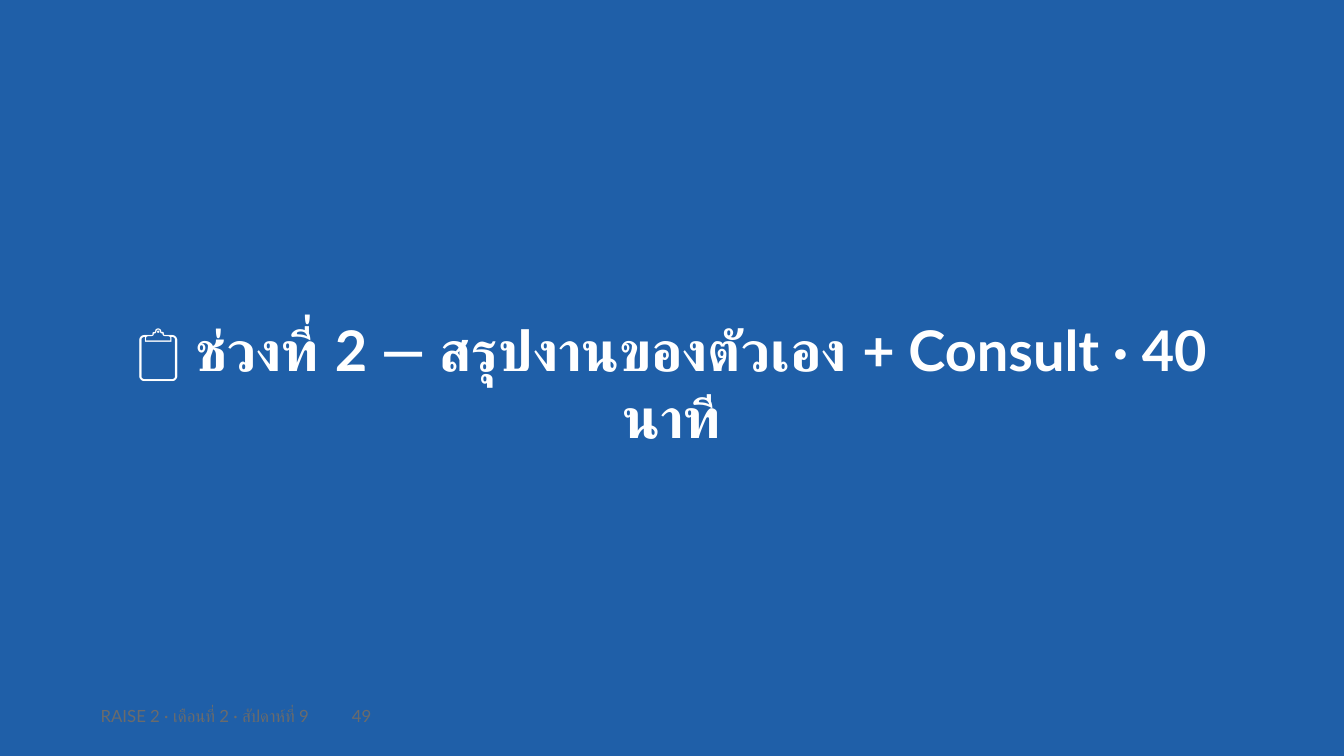
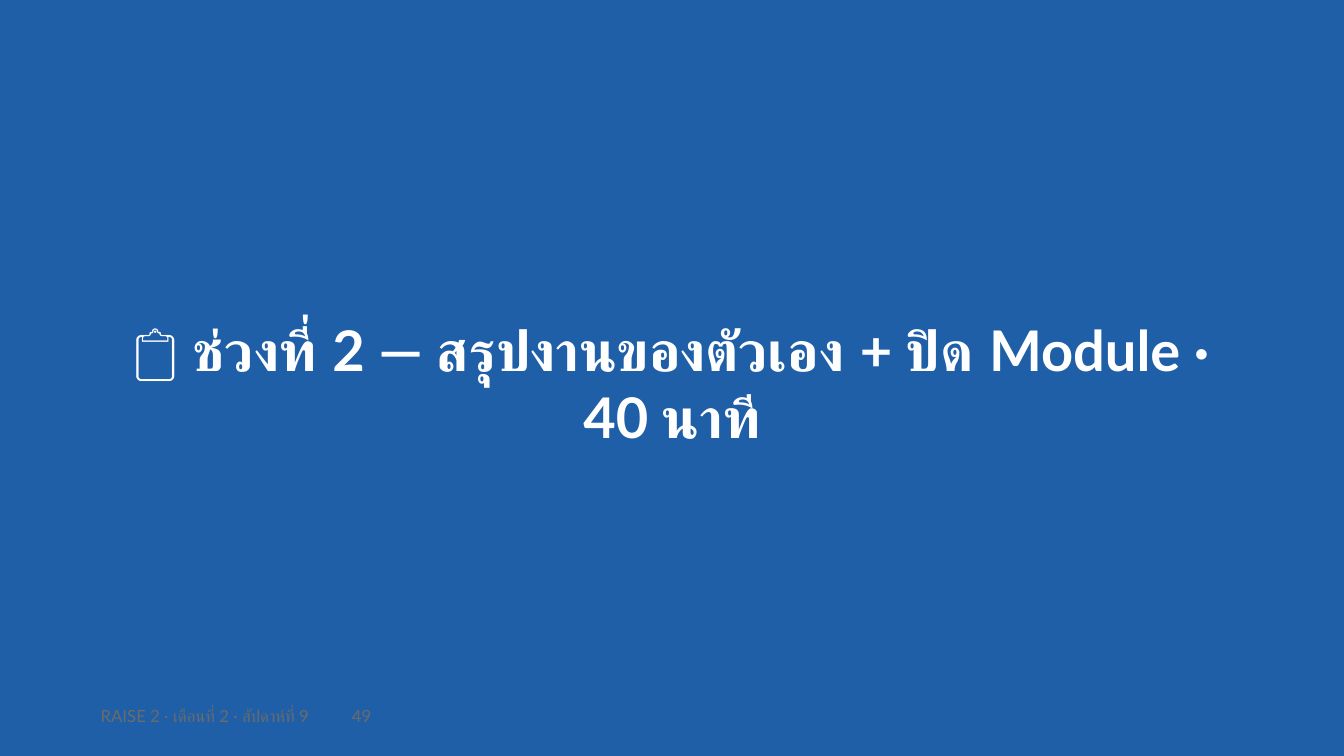
Before and after one commit to cnacha-mfu/raise2-module2, a slide deck: slide 49 of materials/week9/w9-slides.pptx. Drawn at 1344x756 pixels with LibreOffice and Linux fonts; fonts in the diff are those of the drawing. Boxes give left, top, right and bottom in pixels: in the first picture for what was removed or moved away, otherwise in the second. Text is boxed around its words. In the diff, an @@ line names an element or a change of style, - is before the commit and + after.

```diff
--- a/materials/week9/w9-slides.pptx
+++ b/materials/week9/w9-slides.pptx
@@ text at (193,327,1180,439): text changed @@
-📋 ช่วงที่ 2 — สรุปงานของตัวเอง + Consult · 40 นาที
+📋 ช่วงที่ 2 — สรุปงานของตัวเอง + ปิด Module · 40 นาที
```
Also in this commit, not shown: 5 other slides changed, 5 other files.
